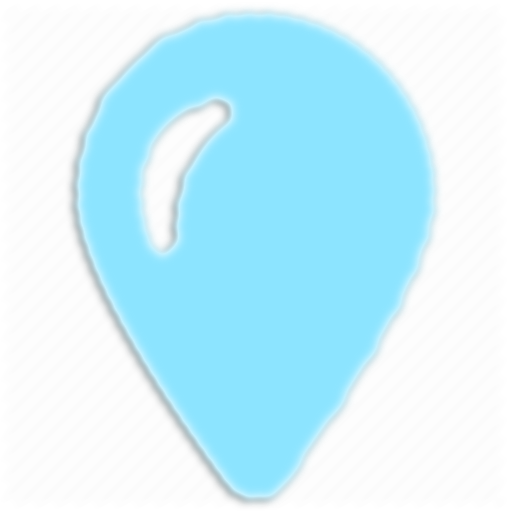
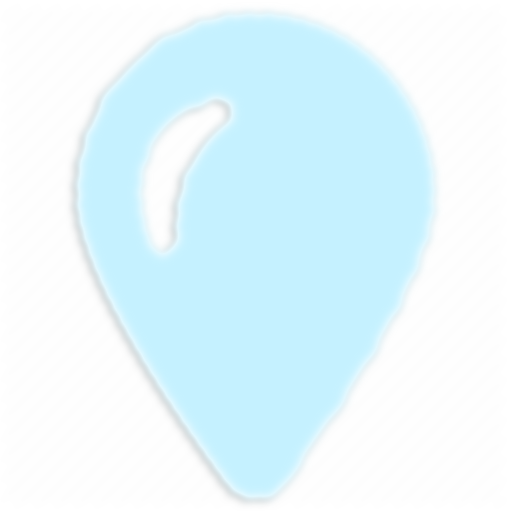
Before/after of a 512 × 512 layered artwork. What changed in the layer stack:
"Layer 1": opacity 100% → 50% over (66, 5, 443, 508)
